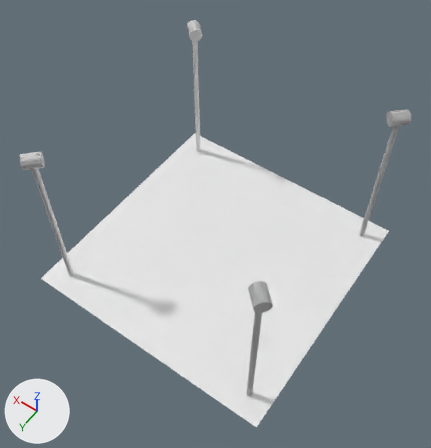
A saved change to the Blender file 3D_stage/opti_stage.blend.
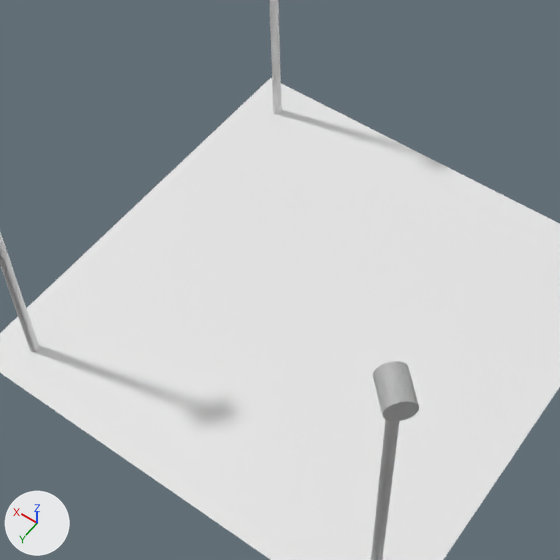
Each version is shown whole from a 50 mm camera at (-4.73, 6.81, 11.78) aimed at (-0.14, 0.38, 1.67), then close up on the part from 12% to 80% of the width and 21% to 86% of the height. Arrows for +X, +Y and +Z are at lower left; the lights stay in place.

Objects in the first close-up: 'Opti_cam', 'floor'.
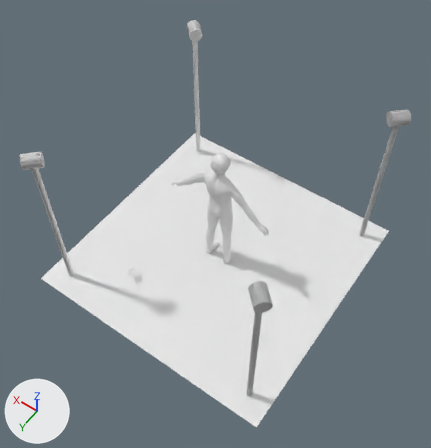
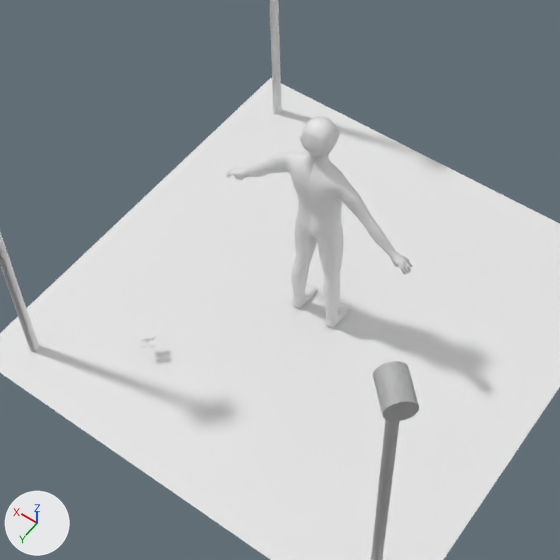
Pixel boxes (x1, y1, x2, y2) of what changed, in the close-ups (560 x 560 px):
'Cube.002', added
    after: (227, 117, 413, 328)

The change, as a list of edits to the scene's bpy script:
```text
Add me_cube_002:
    me_cube_002.from_pydata(...)  # 1217 vertices, 1278 faces, 6 loose edges; spans x -0.02..1.81, y -0.35..0.34, z 0.0..4.82
Add ob_cube_002:
    ob_cube_002 = bpy.data.objects.new('Cube.002', me_cube_002)
    ob_cube_002.location = (0.0, 0.0, 0.0)
    ob_cube_002.scale = (0.693, 0.693, 0.693)
    _m = ob_cube_002.modifiers.new('Mirror', 'MIRROR')
```
